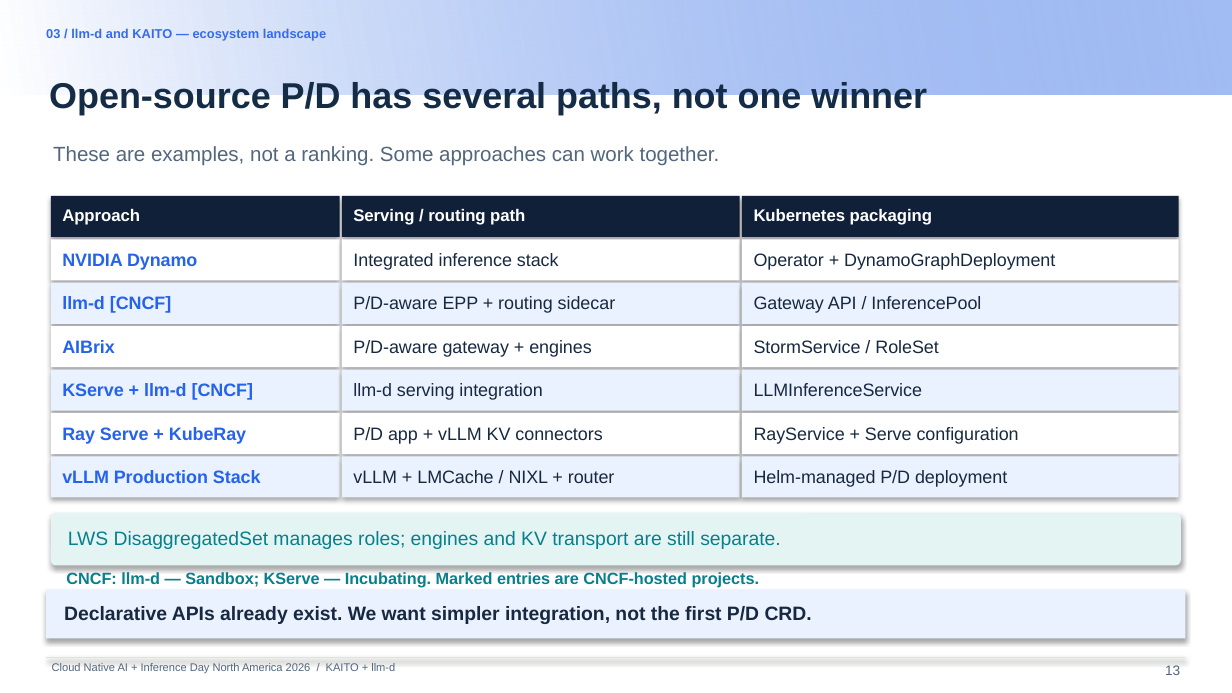
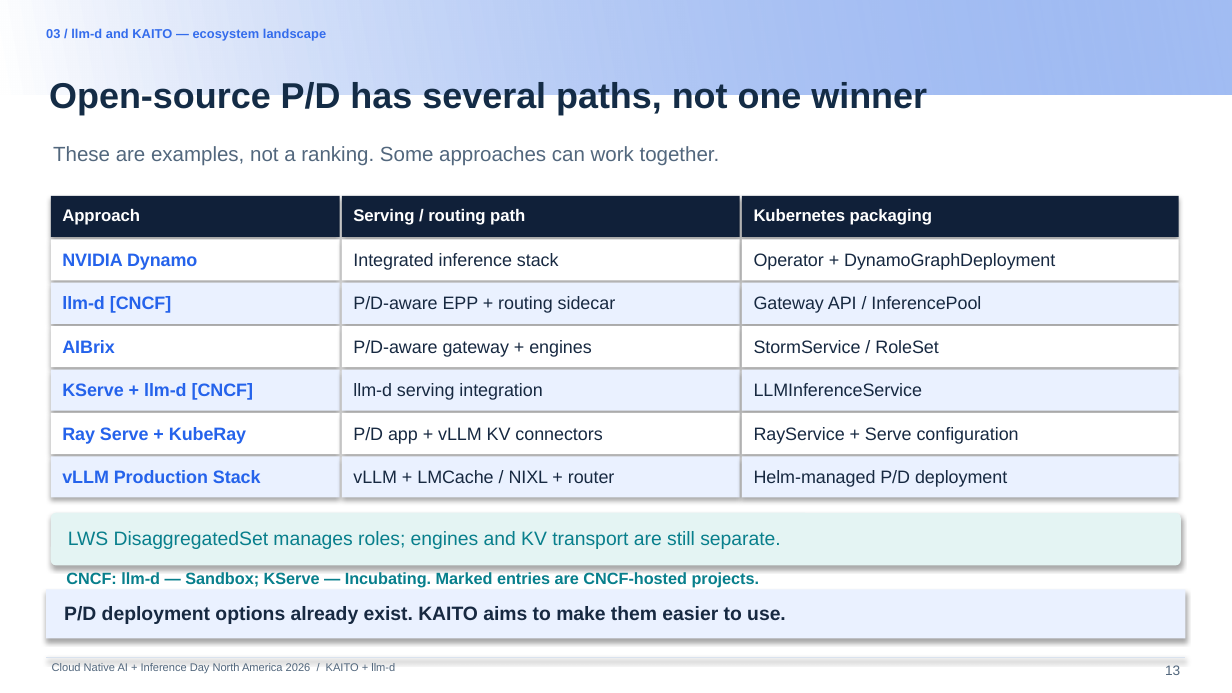
Before and after one commit to andyzhangx/demo, a slide deck: slide 13 of llm/pd-disaggregation/kubecon-na-2026-pd-disaggregation-kaito-llmd.pptx. Drawn at 1232x693 pixels with LibreOffice and Linux fonts; fonts in the diff are those of the drawing; background and template pictures are left out. Boxes give left, top, right and bottom in pixels: in the first picture for what was removed or moved away, otherwise in the second. Text is boxed around its words. In the diff, an @@ line names an element or a change of style, - is before the commit and + after.

```diff
--- a/llm/pd-disaggregation/kubecon-na-2026-pd-disaggregation-kaito-llmd.pptx
+++ b/llm/pd-disaggregation/kubecon-na-2026-pd-disaggregation-kaito-llmd.pptx
@@ text at (x1=64, y1=606, x2=786, y2=624): text changed @@
-Declarative APIs already exist. We want simpler integration, not the first P/D CRD.
+P/D deployment options already exist. KAITO aims to make them easier to use.
```
Also in this commit, not shown: 4 other slides changed.
